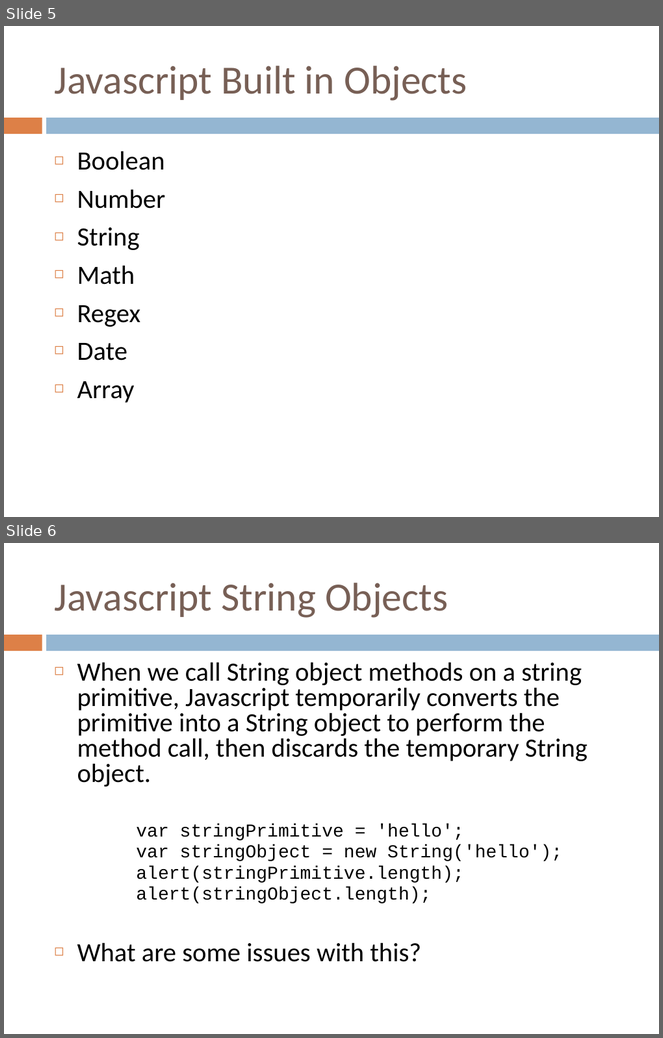
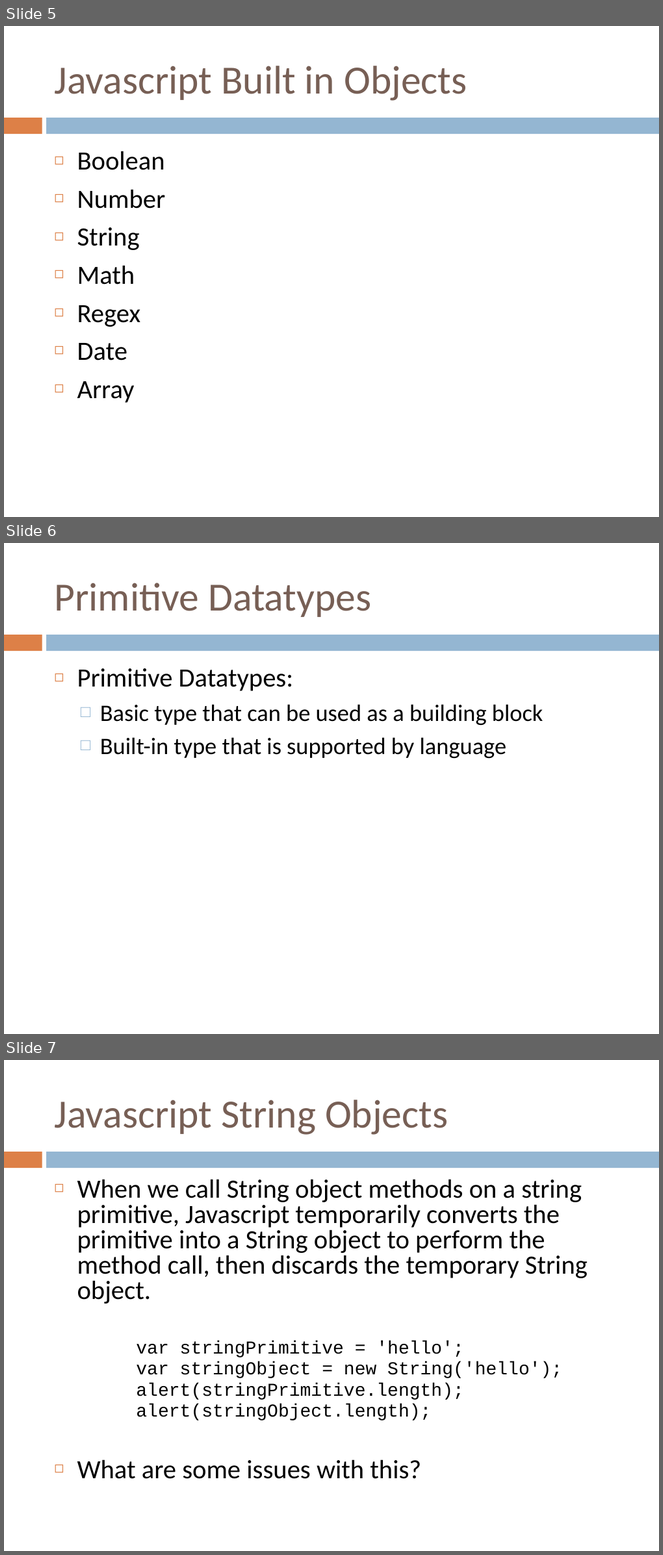
Before and after one commit to liahhansen/Learn-to-Program-Javascript, a slide deck: materials/SLIDES/4_objects.ppt. Shown one above the other, each under a label of ours: slides 5 and 6 before the commit, slides 5, 6 and 7 after it. The pictures are 663x1038 and 663x1555 pixels, drawn with LibreOffice and Linux fonts; fonts in the diff are those of the drawing. Boxes give left, top, right and bottom in pixels: in the first picture for what was removed or moved away, otherwise in the second. Text is boxed around its words. In the diff, an @@ line names an element or a change of style, - is before the commit and + after.

```diff
--- a/materials/SLIDES/4_objects.ppt
+++ b/materials/SLIDES/4_objects.ppt
@@ slide 6 added at (4,543,659,1034), background #FFFFFF; not listed: 2 template elements that a slide beside it also shows @@
@@ title added at (55,583,371,617), 44 pt, text #775F55 @@
+Primitive Datatypes
@@ text added at (77,668,544,759), 26 pt, text #000000 @@
+◻ Primitive Datatypes:
+  □ Basic type that can be used as a building block
+  □ Built-in type that is supported by language
@@ what was slide 6 is now slide 7 @@
```
Also in this commit, not shown: 4 slides changed, 10 other files.
